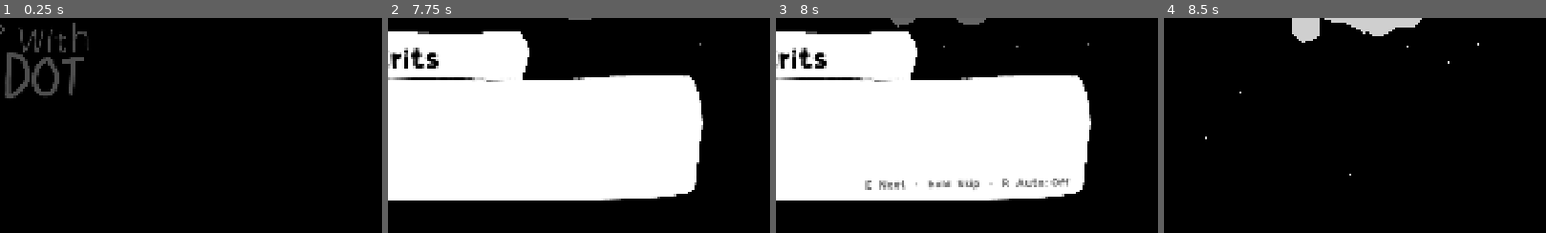
Above: before the commit, frames 1-4 (left to right).
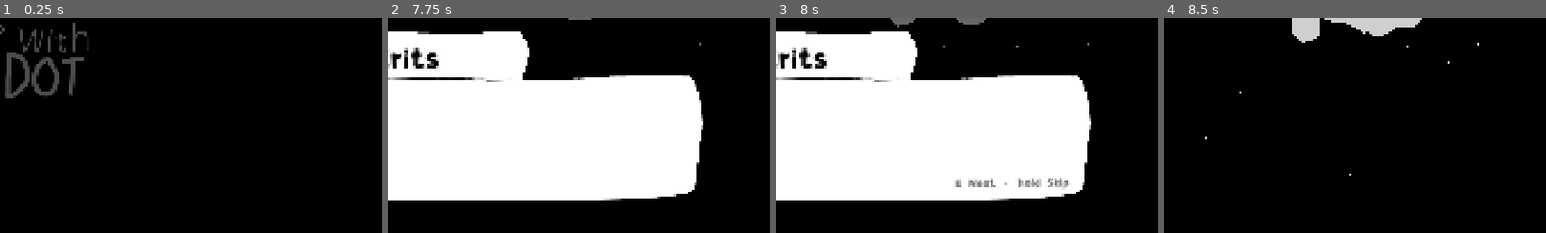
Above: after the commit, the same moments.

Repository: doggoanim/Krits
Game: Godot game, scene res://ui/main_menu.tscn
The game is run twice, just before and just after one commit, with the same random seed, the same clock (stepped at 60 frames per second) and the same inputs. Sound files missing from this copy of the repository are replaced by a short silence.
Inputs (mouse positions are % of the whole screen's width and height, from its top left):
- Up to frame 1 (0.25 s): no input
- Up to frame 2 (7.75 s): tap Enter at 0.5, 4.25 s; move the mouse to (72, 45) at 0.52 s; hold D (move_right) 0.53-1.25 s; hold R (dialogue_auto, bound only before the commit) 0.53-1.25 s; click (72, 45) at 0.67 s; tap Space (jump) at 0.77, 3.77 s; tap E (interact) at 0.8, 2.3 s; drag from (30, 55) to (45, 70) at 1.27 s; move the mouse to (60, 28) at 2.02 s; hold D (move_right) 2.03-2.75 s; hold Ctrl (crouch_pound) 2.03-2.75 s; drag from (45, 70) to (20, 35) at 2.77 s; move the mouse to (80, 65) at 3.52 s; hold A (move_left) 3.53-4.25 s; hold E (interact) 3.53-4.25 s; drag from (20, 35) to (35, 25) at 4.27 s; click "Play" at 5 s; move the mouse to (55, 50) at 5.77 s; hold S (move_back) 5.78-6.5 s; hold E (interact) 5.78-6.5 s; tap Delete at 5.85 s; click (55, 50) at 5.92 s; click (50, 60) at 6.52 s; type "Alex" at 6.6 s; drag from (35, 25) to (30, 55) at 7.27 s
- Up to frame 3 (8 s): no input
- Up to frame 4 (8.5 s): move the mouse to (72, 45) at 8.02 s; hold W (move_forward) from 8.03 s (still down); hold E (interact) from 8.03 s (still down); tap Space (jump) at 8.27 s
The pictures show only the part of the screen within x 48-98%, y 50-100%; the shares and areas given below are measured in that part.

Frames 1-2 are identical in both runs. In frame 3, 1.2% of the frame differs, in the area x 23-78%, y 74-80%; in frame 4, nothing differs.

Commit message:
Remove dialogue auto-advance
Co-Authored-By: Claude Sonnet 5.5 <noreply@anthropic.com>
Claude-Session: https://claude.ai/code/session_01TYpdm1jACUqsWG6yyTxbgm

Diff:
--- a/core/input_setup.gd
+++ b/core/input_setup.gd
@@ -15,7 +15,6 @@
 	&"roll_dive": {"label": "Roll / Dive", "key": KEY_SHIFT},
 	&"crouch_pound": {"label": "Crouch / Pound", "key": KEY_CTRL},
 	&"interact": {"label": "Interact", "key": KEY_E},
-	&"dialogue_auto": {"label": "Auto-Advance Dialogue", "key": KEY_R},
 	&"menu_stats": {"label": "Stats Menu", "key": KEY_TAB},
 	&"menu_travel": {"label": "Travel Menu", "key": KEY_M},
 }
--- a/core/settings.gd
+++ b/core/settings.gd
@@ -41,7 +41,6 @@
 	&"controls/bindings": {},
 	&"accessibility/screen_shake": true,
 	&"accessibility/text_speed": 1.0,         ## multiplier on dialogue typewriter speed
-	&"accessibility/dialogue_auto": false,     ## auto-advance finished dialogue lines
 }
 
 const _VOLUME_BUSES := {
--- a/dialogue/dialogue_node.gd
+++ b/dialogue/dialogue_node.gd
@@ -21,10 +21,6 @@
 ## shown — for one-time story beats ("first time this NPC says X") without
 ## needing a separate script.
 @export var sets_flag: StringName = &""
-
-## Seconds to wait before auto-advancing this line when auto-advance is on.
-## Negative = work it out from the text length.
-@export var auto_delay: float = -1.0
 
 @export var next: DialogueNode            ## used only when choices is empty
 @export var choices: Array[DialogueChoice] = []
@@ -54,9 +50,3 @@
 		if c != null and c.is_visible():
 			out.append(c)
 	return out
-
-## Seconds auto-advance should wait once this line has finished typing.
-func resolved_auto_delay() -> float:
-	if auto_delay >= 0.0:
-		return auto_delay
-	return clampf(0.9 + text.length() * 0.035, 1.2, 6.0)
--- a/ui/dialogue_box.gd
+++ b/ui/dialogue_box.gd
@@ -6,8 +6,7 @@
 ##
 ##   - walks a DialogueNode graph (see dialogue/dialogue_node.gd),
 ##   - types each line out with Typewriter (BBCode + [pause=s] tags),
-##   - lets the player finish a line (interact), skip (hold interact) or
-##     auto-advance (toggle with the dialogue_auto key / Settings),
+##   - lets the player finish a line (interact), skip (hold interact),
 ##   - hands the in-world side (freeze player, camera focus, speaker turn)
 ##     to DialogueStage.
 ##
@@ -45,7 +44,6 @@
 var _stage: DialogueStage
 var _line_done := false
 var _opened_frame := -1
-var _auto_timer := -1.0
 var _holding := false
 var _hold_time := 0.0
 var _skip_tick := 0.0
@@ -93,8 +91,6 @@
 		return
 	if event.is_action_pressed(&"ui_cancel_menu"):
 		_end()
-	elif event.is_action_pressed(&"dialogue_auto"):
-		Settings.set_value(&"accessibility/dialogue_auto", not _auto_enabled())
 	elif event.is_action_pressed(&"interact"):
 		_holding = true
 		_hold_time = 0.0
@@ -130,24 +126,13 @@
 					_typewriter.finish()
 				elif _line_done and _choices.get_child_count() == 0:
 					_advance()
-	if _auto_timer > 0.0:
-		_auto_timer -= delta
-		if _auto_timer <= 0.0:
-			_advance()
 
 func _skipping() -> bool:
 	return _holding and _hold_time >= SKIP_HOLD_TIME
 
-func _auto_enabled() -> bool:
-	return Settings.get_value(&"accessibility/dialogue_auto")
-
 func _on_setting_changed(key: StringName) -> void:
-	if key == &"accessibility/dialogue_auto" or key == &"controls/bindings":
+	if key == &"controls/bindings":
 		_refresh_hint()
-		if _open and _line_done and _auto_enabled() and _current and _current.visible_choices().is_empty():
-			_auto_timer = _current.resolved_auto_delay()
-		elif not _auto_enabled():
-			_auto_timer = -1.0
 
 # --- Conversation flow ------------------------------------------------------
 
@@ -162,7 +147,6 @@
 	if node.sets_flag != &"":
 		Game.set_flag(node.sets_flag)
 	_line_done = false
-	_auto_timer = -1.0
 	_clear_choices()
 	_hint.visible = false
 	_speaker_label.text = node.speaker
@@ -189,8 +173,6 @@
 		return
 	_refresh_hint()
 	_hint.visible = true
-	if _auto_enabled():
-		_auto_timer = _current.resolved_auto_delay()
 
 func _show_choices(options: Array[DialogueChoice]) -> void:
 	for choice in options:
@@ -222,7 +204,6 @@
 	_open = false
 	_current = null
 	_holding = false
-	_auto_timer = -1.0
 	_typewriter.finish()
 	_clear_choices()
 	if _stage:
@@ -235,9 +216,7 @@
 
 func _refresh_hint() -> void:
 	var key := InputSetup.key_label(Settings.get_binding(&"interact"))
-	var auto_key := InputSetup.key_label(Settings.get_binding(&"dialogue_auto"))
-	_hint.text = "%s  Next   ·   hold  Skip   ·   %s  Auto: %s" % [
-		key, auto_key, "On" if _auto_enabled() else "Off"]
+	_hint.text = "%s  Next   ·   hold  Skip" % key
 
 func _center_pivot(c: Control) -> void:
 	c.pivot_offset = c.size * 0.5
--- a/ui/menu/settings_screen.tscn
+++ b/ui/menu/settings_screen.tscn
@@ -418,27 +418,6 @@
 ticks_on_borders = true
 metadata/setting = &"accessibility/text_speed"
 
-[node name="AutoAdvanceRow" type="HBoxContainer" parent="Content/Pages/AccessibilityPage"]
-layout_mode = 2
-theme_override_constants/separation = 40
-
-[node name="Label" type="Label" parent="Content/Pages/AccessibilityPage/AutoAdvanceRow"]
-custom_minimum_size = Vector2(450, 0)
-layout_mode = 2
-theme_override_font_sizes/font_size = 52
-text = "Auto-Advance Dialogue"
-
-[node name="AutoAdvance" type="TextureButton" parent="Content/Pages/AccessibilityPage/AutoAdvanceRow"]
-custom_minimum_size = Vector2(273, 84)
-layout_mode = 2
-size_flags_vertical = 4
-toggle_mode = true
-texture_normal = ExtResource("3_off")
-texture_pressed = ExtResource("2_on")
-ignore_texture_size = true
-stretch_mode = 5
-metadata/setting = &"accessibility/dialogue_auto"
-
 [node name="ResetButton" type="Button" parent="."]
 unique_name_in_owner = true
 custom_minimum_size = Vector2(240, 70)
Not shown, changed: README.md
